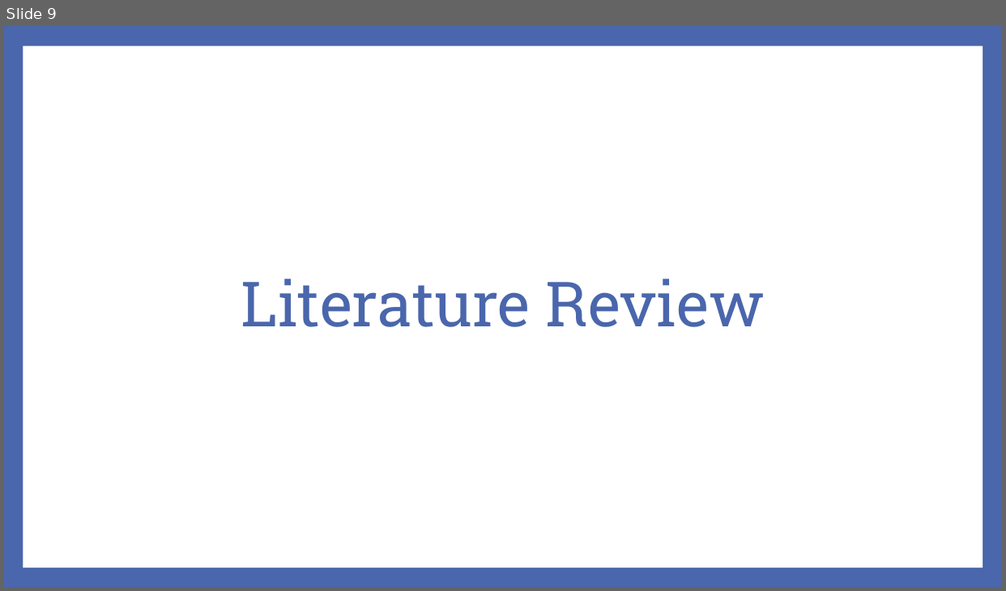
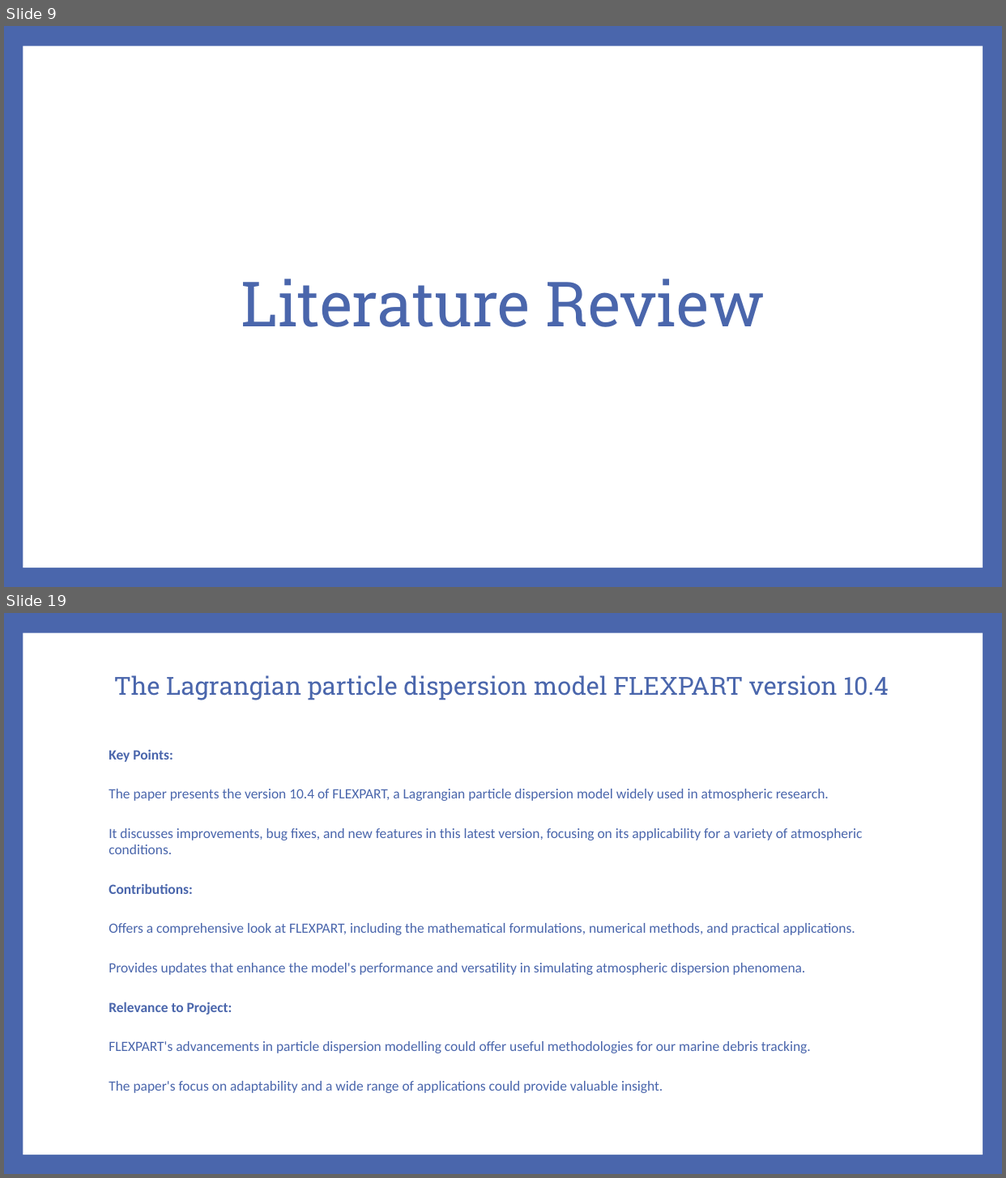
Before and after one commit to markdingli18/FYP_Mark_Dingli, a slide deck: Documents/FYP/powerpoint.pptx. Shown one above the other, each under a label of ours: slide 9 before the commit, slides 9 and 19 after it; the slides between them are not shown. The pictures are 1006x591 and 1006x1178 pixels, drawn with LibreOffice and Linux fonts; fonts in the diff are those of the drawing. Boxes give left, top, right and bottom in pixels: in the first picture for what was removed or moved away, otherwise in the second. Text is boxed around its words. In the diff, an @@ line names an element or a change of style, - is before the commit and + after.

```diff
--- a/Documents/FYP/powerpoint.pptx
+++ b/Documents/FYP/powerpoint.pptx
@@ slide 19 added at <box>4,613,1002,1174</box>, background #4A66AC; not listed: 1 template element that a slide beside it also shows @@
@@ title added at <box>114,675,888,700</box>, 24 pt, text #4A66AC @@
+The Lagrangian particle dispersion model FLEXPART version 10.4
@@ text added at <box>108,750,862,1093</box>, 13.6 pt, text #4A66AC @@
+Key Points:
+The paper presents the version 10.4 of FLEXPART, a Lagrangian particle dispersion model widely used in atmospheric research.
+It discusses improvements, bug fixes, and new features in this latest version, focusing on its applicability for a variety of atmospheric conditions.
+Contributions:
+Offers a comprehensive look at FLEXPART, including the mathematical formulations, numerical methods, and practical applications.
+Provides updates that enhance the model's performance and versatility in simulating atmospheric dispersion phenomena.
+Relevance to Project:
+FLEXPART's advancements in particle dispersion modelling could offer useful methodologies for our marine debris tracking.
+The paper's focus on adaptability and a wide range of applications could provide valuable insight.
```
Also in this commit, not shown: 1 slide changed, 16 other slides added, 1 slide removed.
